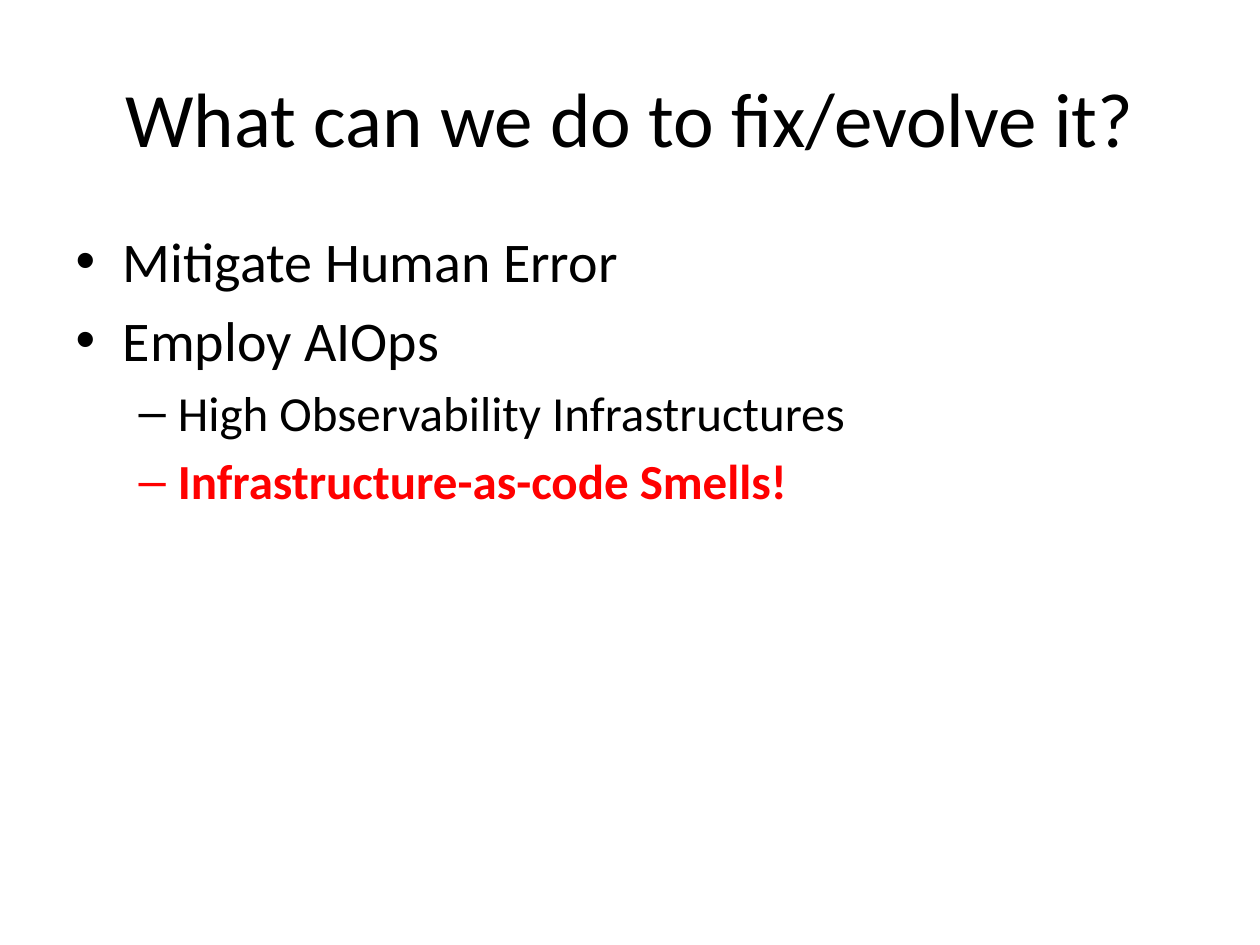
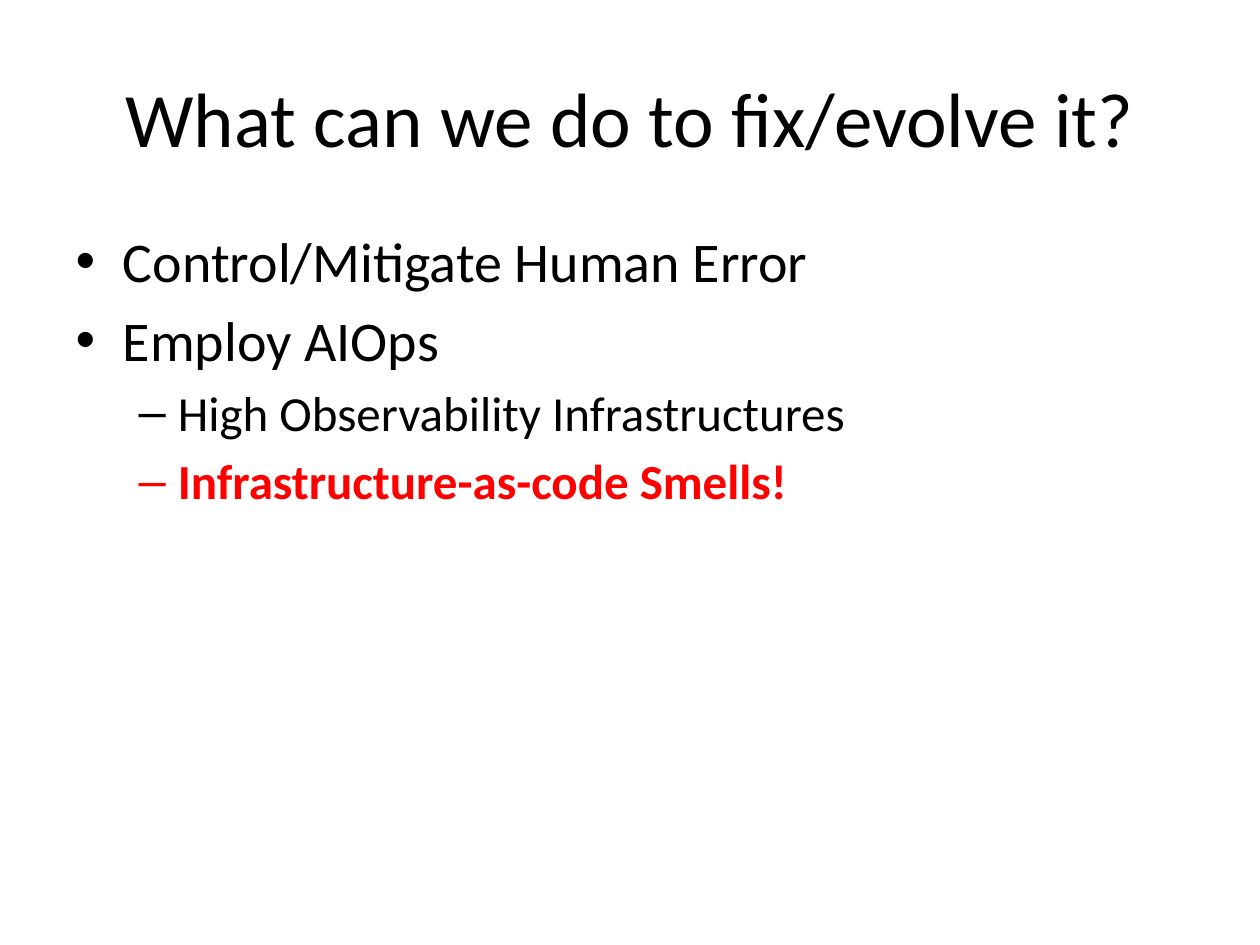
Before and after one commit to SannioEvolution/Material, a slide deck: slide 34 of 18 - Major Causes of Maintenance Problems- Infrastructure code smells.pptx (slide 32 before the commit). Drawn at 1260x945 pixels with LibreOffice and Linux fonts; fonts in the diff are those of the drawing. Boxes give left, top, right and bottom in pixels: in the first picture for what was removed or moved away, otherwise in the second. Text is boxed around its words. In the diff, an @@ line names an element or a change of style, - is before the commit and + after.

```diff
--- a/18 - Major Causes of Maintenance Problems- Infrastructure code smells.pptx
+++ b/18 - Major Causes of Maintenance Problems- Infrastructure code smells.pptx
@@ text at (x1=123, y1=243, x2=807, y2=292): text changed @@
-• Mitigate Human Error
+• Control/Mitigate Human Error
```
Also in this commit, not shown: 13 other slides changed, 7 slides added, 1 other file.
